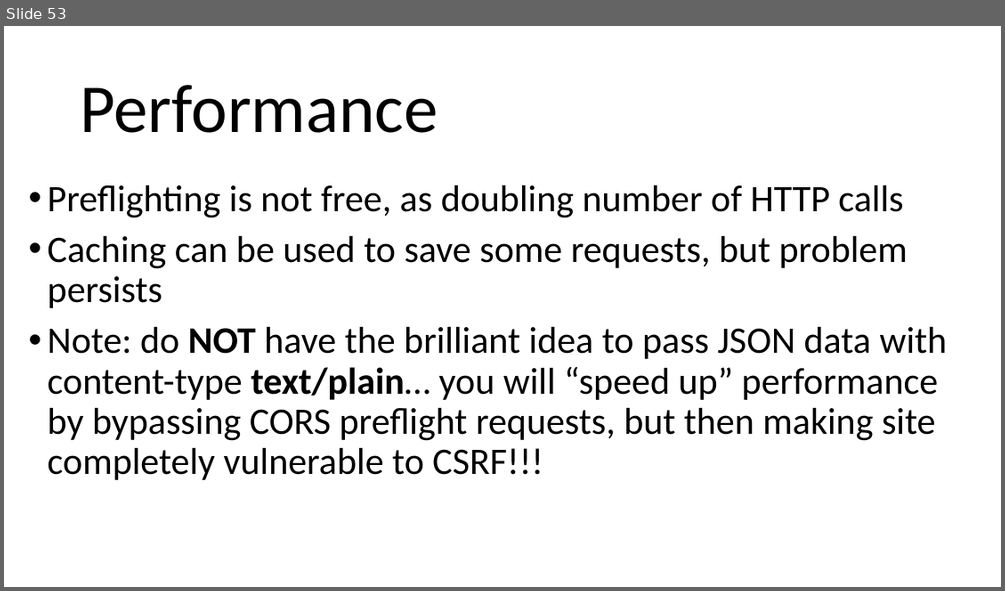
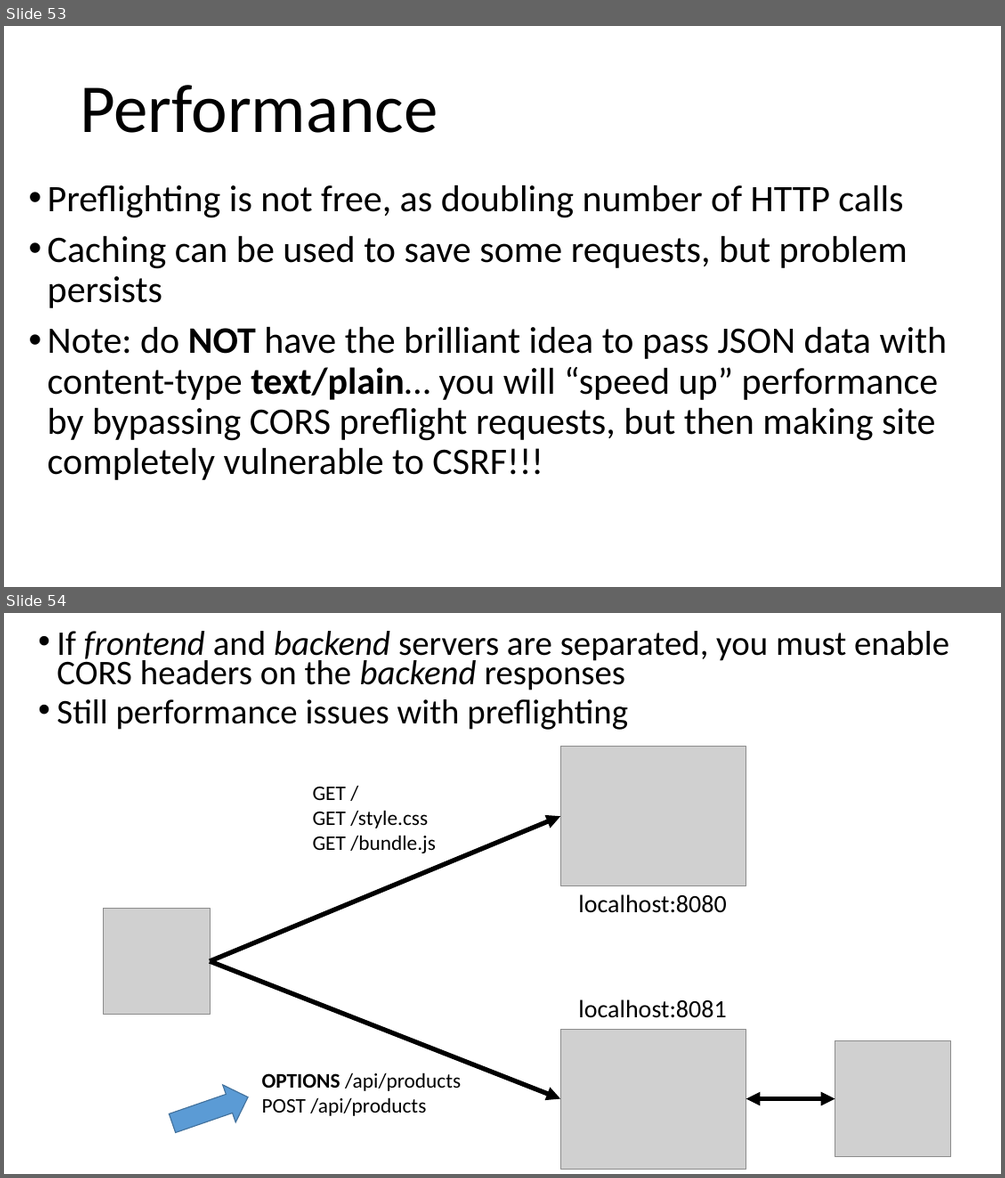
Before and after one commit to arcuri82/web_development_and_api_design, a slide deck: docs/slides/lesson_08.pptx. Shown one above the other, each under a label of ours: slide 53 before the commit, slides 53 and 54 after it. The pictures are 1005x591 and 1005x1178 pixels, drawn with LibreOffice and Linux fonts; fonts in the diff are those of the drawing; grey boxes stand for pictures. Boxes give left, top, right and bottom in pixels: in the first picture for what was removed or moved away, otherwise in the second. Text is boxed around its words. In the diff, an @@ line names an element or a change of style, - is before the commit and + after.

```diff
--- a/docs/slides/lesson_08.pptx
+++ b/docs/slides/lesson_08.pptx
@@ slide 54 added at <box>4,613,1001,1174</box>, background #FFFFFF @@
@@ text added at <box>57,631,949,730</box>, 33.3 pt, text #000000 @@
+• If frontend and backend servers are separated, you must enable CORS headers on the backend responses
+• Still performance issues with preflighting
@@ picture added at <box>560,747,745,886</box> @@
@@ text added at <box>313,787,436,853</box>, 20 pt, text #000000 @@
+GET /
+GET /style.css
+GET /bundle.js
@@ arrow added from (210, 962) to (560, 817), #000000 4.5 pt @@
@@ text added at <box>578,894,726,913</box>, 24 pt, text #000000 @@
+localhost:8080
@@ picture added at <box>104,908,210,1014</box> @@
@@ arrow added from (210, 962) to (560, 1098), #000000 4.5 pt @@
@@ text added at <box>578,999,726,1018</box>, 24 pt, text #000000 @@
+localhost:8081
@@ picture added at <box>560,1029,745,1168</box> @@
@@ picture added at <box>834,1041,951,1157</box> @@
@@ right arrow added at <box>166,1078,254,1142</box>, fill #5B9BD5, outline #43739E 1 pt @@
@@ text added at <box>262,1072,461,1116</box>, 20 pt, text #000000 @@
+OPTIONS /api/products
+POST /api/products
@@ double arrow added from (746, 1098) to (834, 1098), #000000 4.5 pt @@
```
Also in this commit, not shown: 3 slides changed, 10 other slides added, 4 slides removed, 1 other file.
